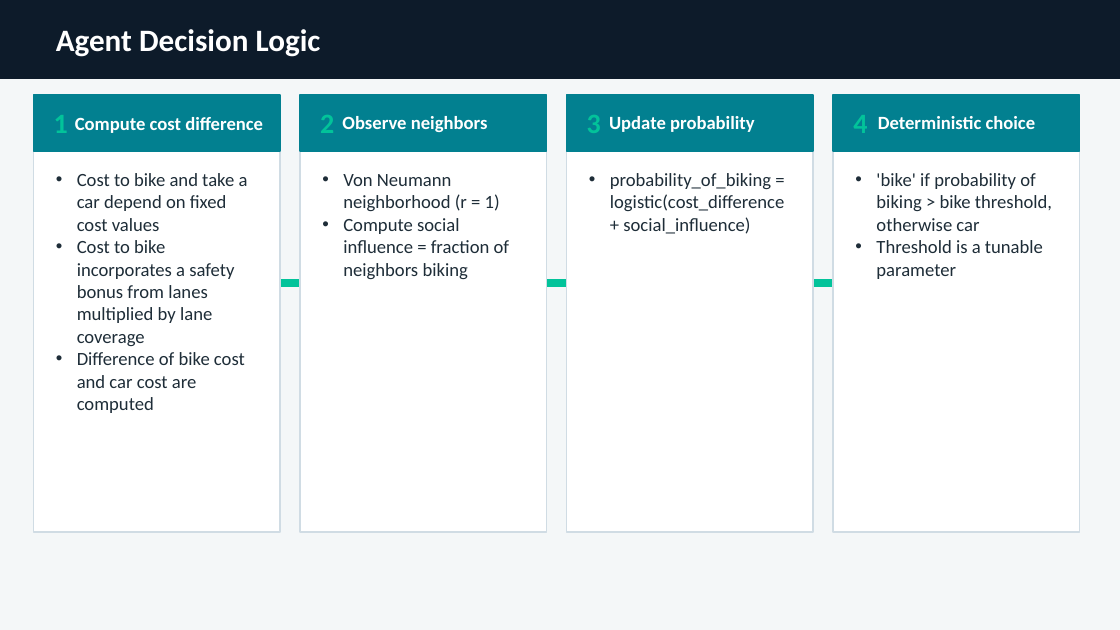
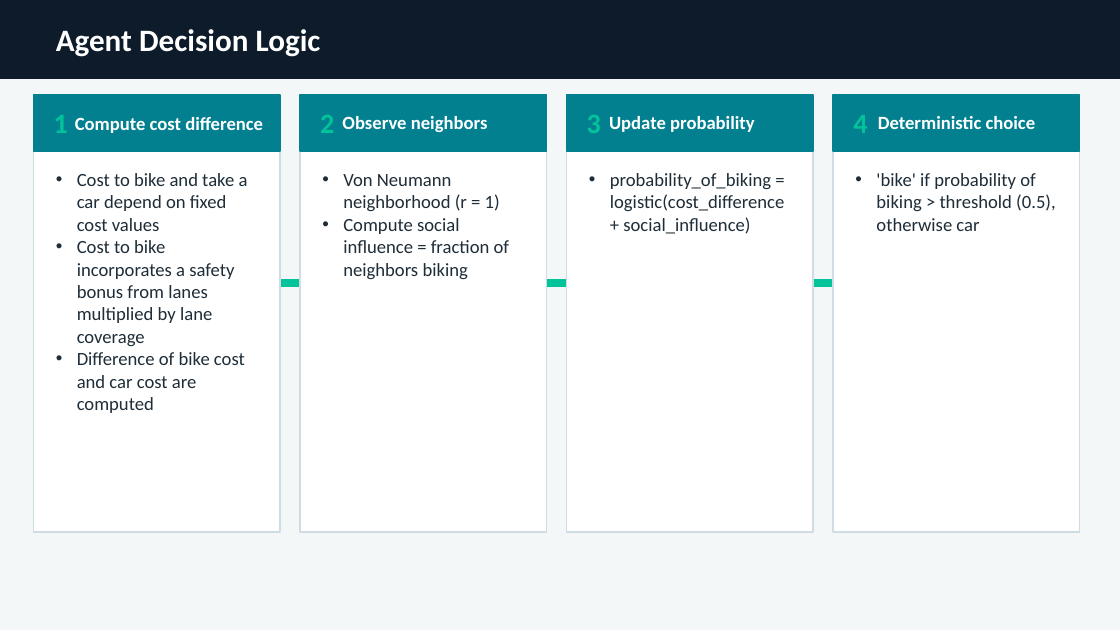
Before and after one commit to begumakkas/bikelanes, a slide deck: slide 4 of bike_abm_presentation.pptx. Drawn at 1120x630 pixels with LibreOffice and Linux fonts; fonts in the diff are those of the drawing. Boxes give left, top, right and bottom in pixels: in the first picture for what was removed or moved away, otherwise in the second. Text is boxed around its words. In the diff, an @@ line names an element or a change of style, - is before the commit and + after.

```diff
--- a/bike_abm_presentation.pptx
+++ b/bike_abm_presentation.pptx
@@ text at box(876, 173, 1056, 231): text changed @@
-• 'bike' if probability of biking > bike threshold, otherwise car
-• Threshold is a tunable parameter
+• 'bike' if probability of biking > threshold (0.5), otherwise car
```
Also in this commit, not shown: 1 other slide changed, 4 other files.
